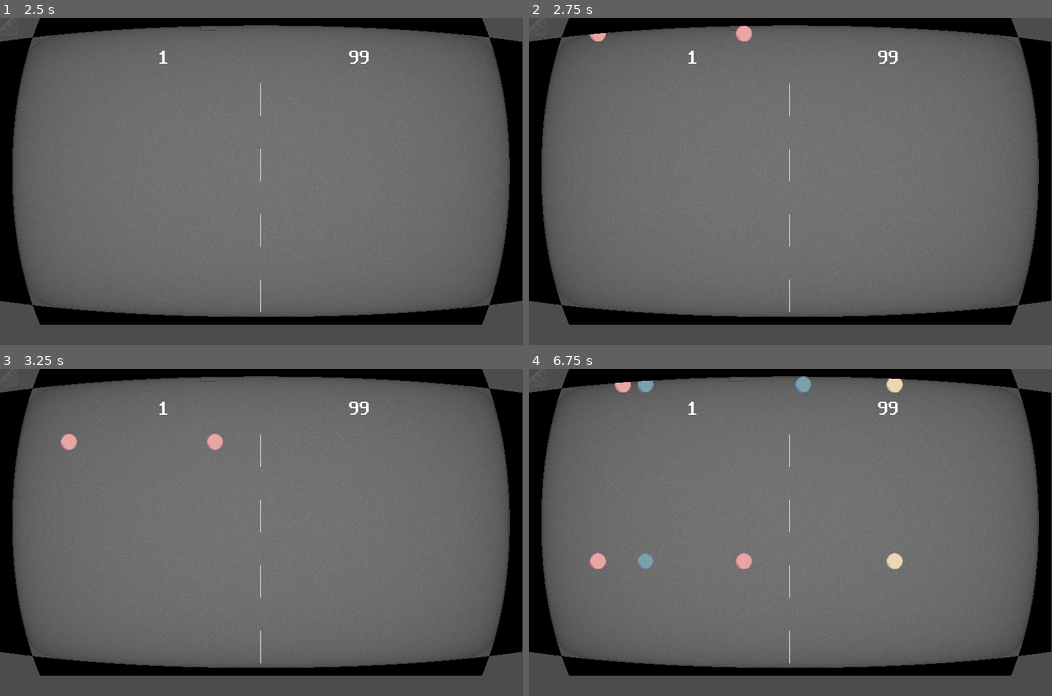
Above: before the commit, frames 1-4 (two rows, left to right).
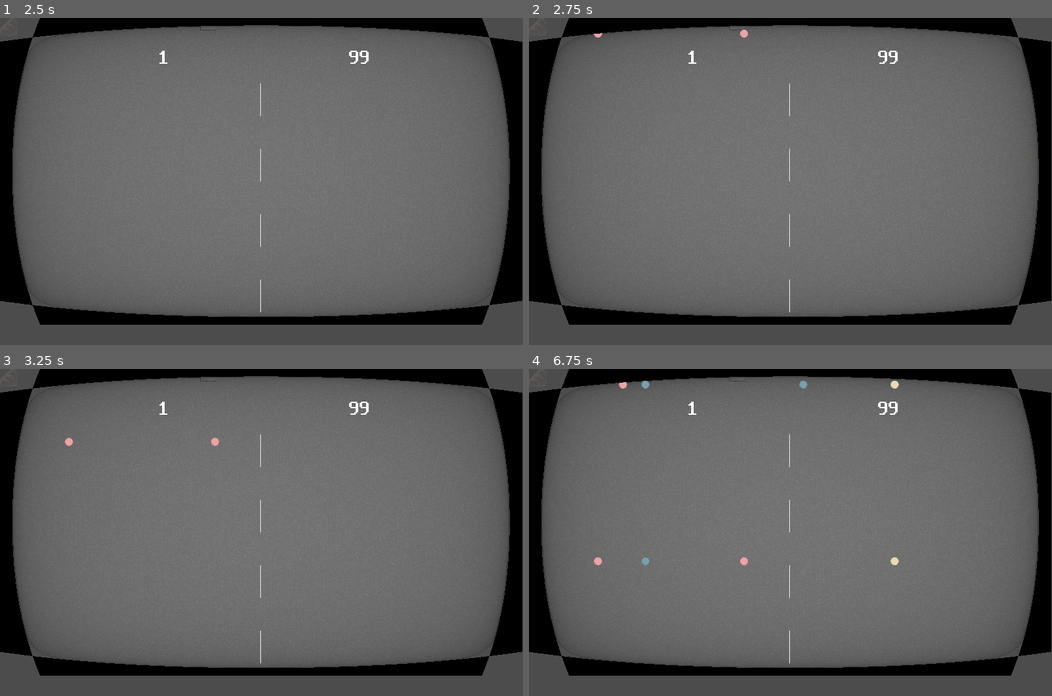
Above: after the commit, the same moments.

Repository: 0xOnyx/UpsiJam2.0
Game: Godot game, scene res://startscreen/StartScreen.tscn
Two runs of this game, one before a commit and one after it. Both use one fixed random seed, a clock stepped at 60 frames per second and the inputs below.
Inputs:
- Up to frame 1 (2.5 s): tap Enter (1_select) at 0.5, 0.6, 1.35, 2, 2.1 s; hold W (1_move_up) 0.53-1.28 s; tap Space at 1.25 s; hold S (1_move_down) 1.28-2.03 s; hold W (1_move_up) from 2.03 s (still down)
- Up to frame 2 (2.75 s): keep holding W (1_move_up)
- Up to frame 3 (3.25 s): keep holding W (1_move_up); tap Enter (1_select) at 2.85 s
- Up to frame 4 (6.75 s): release W (1_move_up) at 3.53 s; hold S (1_move_down) 3.53-5.78 s; tap Enter (1_select) every 0.75 s from 3.6 to 6.6 s; hold W (1_move_up) from 5.78 s (still down)

Frame 1 is identical in both runs. In frame 2, 0.1% of the frame differs, in the area x 11-43%, y 2-8%; in frame 3, 0.2%; in frame 4, 0.7%, in the area x 11-72%, y 2-62%.

Commit message:
ball size change

Diff:
--- a/ball/ball.gd
+++ b/ball/ball.gd
@@ -12,10 +12,11 @@
 var out = 1;
 
 # Called when the node enters the scene tree for the first time.
-func _ready():
-	pass
+#func _ready():
+#	scale = Vector2(.5, .5)
 
 func init(var style):
+	scale_ball(.5)
 	if style == 0:
 		style1()
 	elif style == 1:
@@ -29,9 +30,11 @@
 		.set_bounce(.5)
 	.set_bounce(bounce_factor)
 
-# Called every frame. 'delta' is the elapsed time since the previous frame.
-#func _process(delta):
-#	pass
+
+func scale_ball(fac):
+	$Sprite.scale *= Vector2(fac, fac)
+	$CollisionShape2D.scale *= Vector2(fac, fac)
+
 func style0():
 #	print("heavy ball")
 	$Sprite.frame = 0
--- a/ball/ball.tscn
+++ b/ball/ball.tscn
@@ -19,9 +19,6 @@
 scale = Vector2( 0.5, 0.5 )
 shape = SubResource( 1 )
 
-[node name="Polygon2D" type="Polygon2D" parent="."]
-color = Color( 0.294118, 0.262745, 0.262745, 1 )
-
 [node name="VisibilityNotifier2D" type="VisibilityNotifier2D" parent="."]
 
 [connection signal="screen_exited" from="VisibilityNotifier2D" to="." method="_on_VisibilityNotifier2D_screen_exited"]
